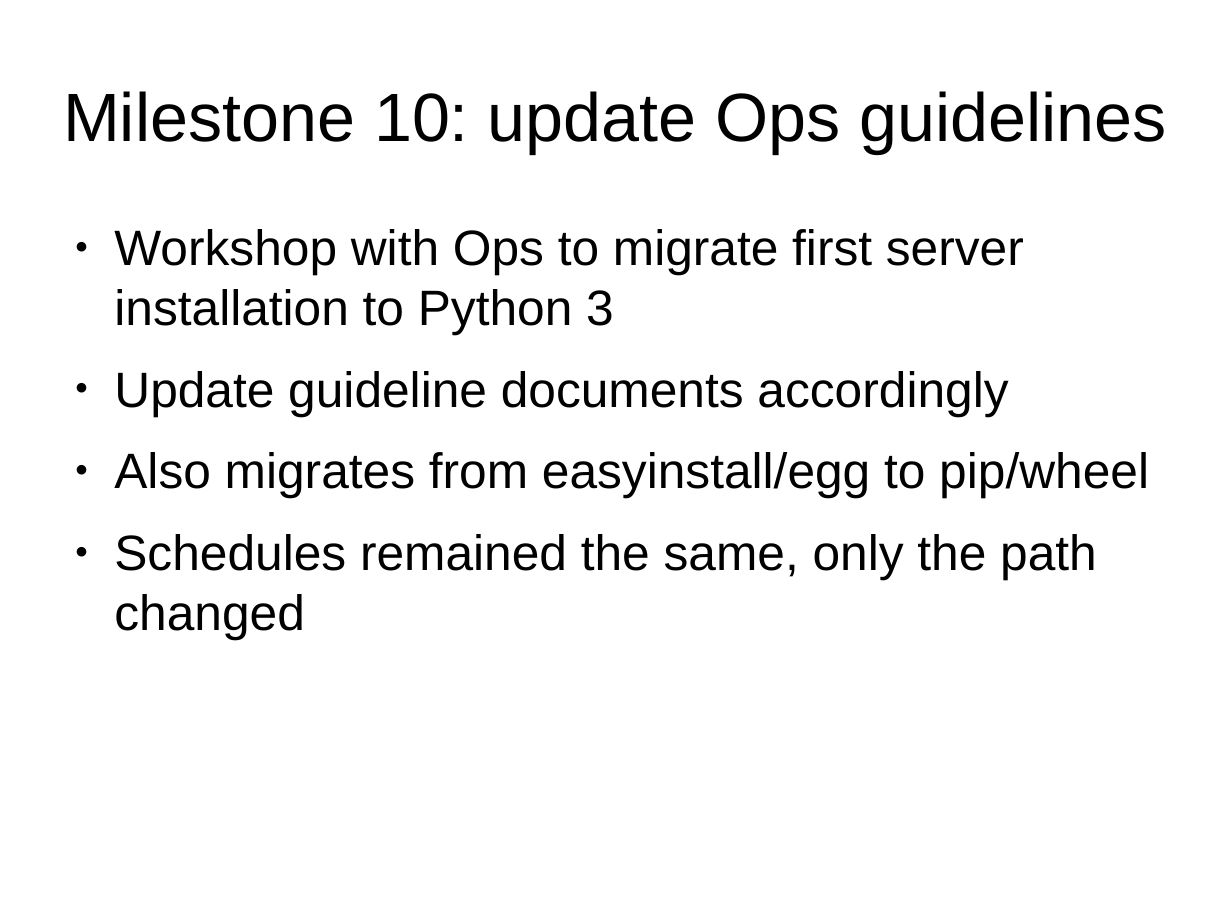
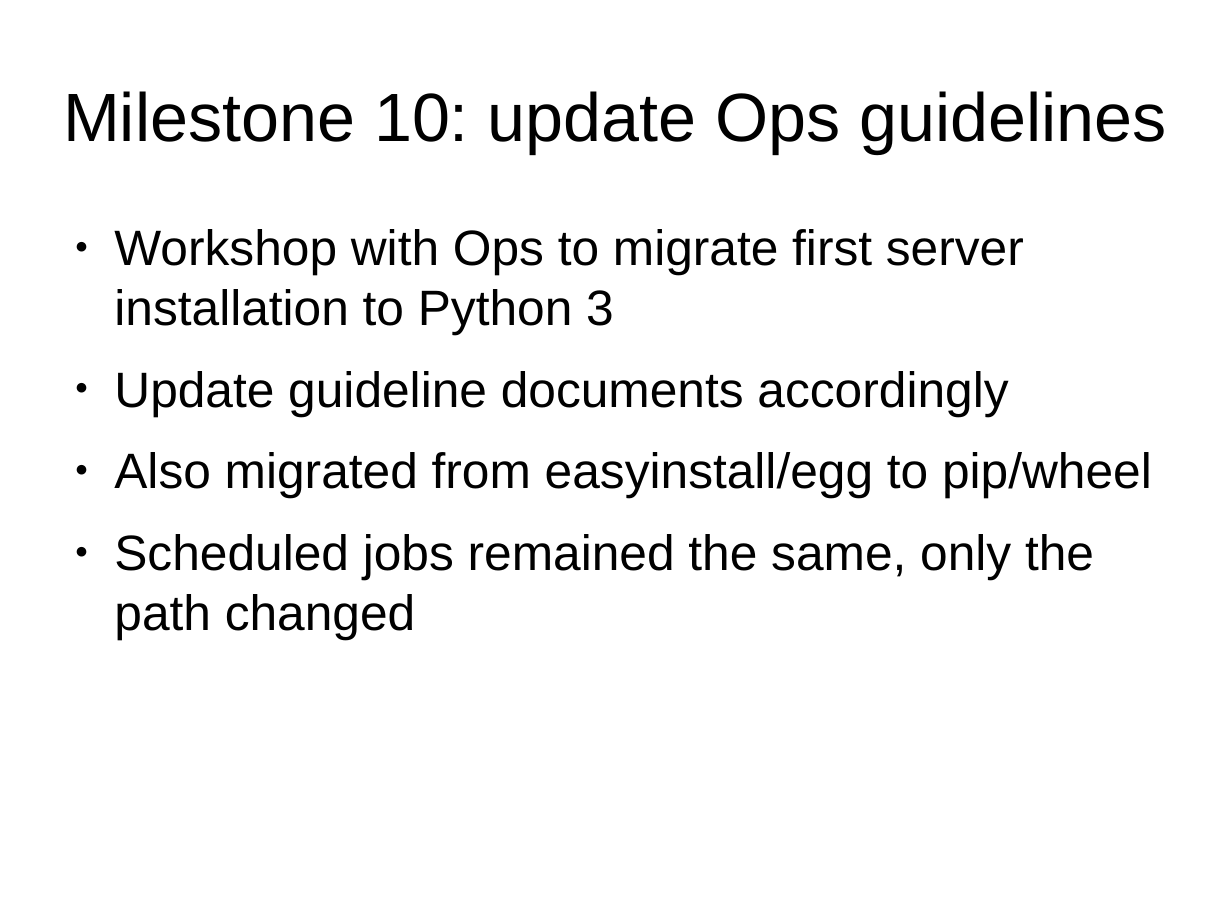
Before and after one commit to roskakori/talks, a slide deck: slide 30 of pygraz/python3_migration/Migration_to_Python3_in_Finance.odp. Drawn at 1232x924 pixels with LibreOffice and Linux fonts; fonts in the diff are those of the drawing. Boxes give left, top, right and bottom in pixels: in the first picture for what was removed or moved away, otherwise in the second. Text is boxed around its words. In the diff, an @@ line names an element or a change of style, - is before the commit and + after.

Commit message:
Cleaned up wording and typos.

```diff
--- a/pygraz/python3_migration/Migration_to_Python3_in_Finance.odp
+++ b/pygraz/python3_migration/Migration_to_Python3_in_Finance.odp
@@ text at [114, 452, 1152, 639]: text changed @@
-● Also migrates from easyinstall/egg to pip/wheel
-● Schedules remained the same, only the path changed
+● Also migrated from easyinstall/egg to pip/wheel
+● Scheduled jobs remained the same, only the path changed
```
Also in this commit, not shown: 6 other slides changed.
